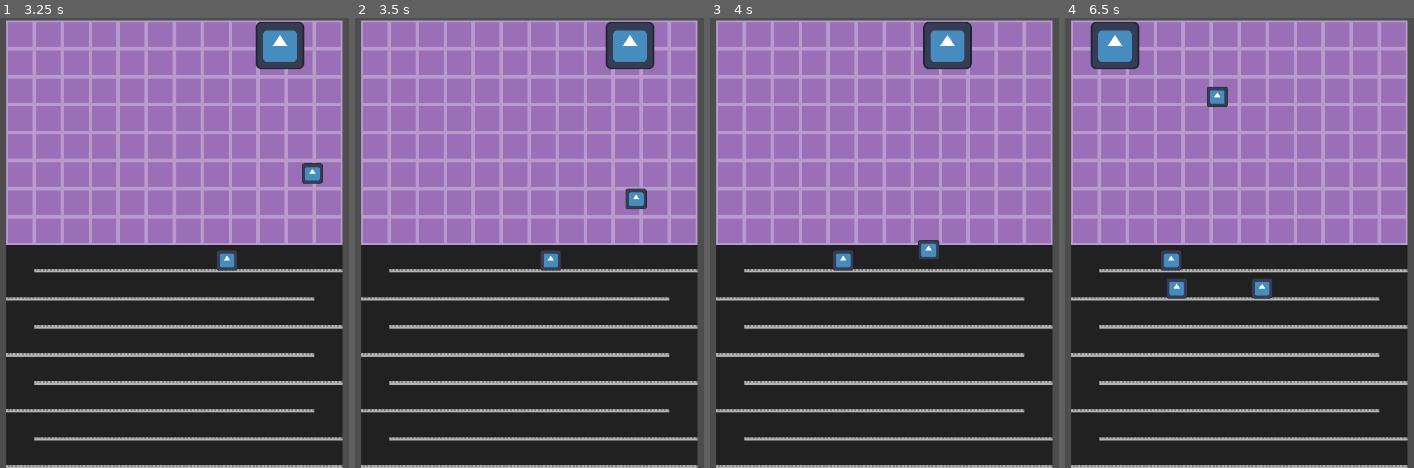
Above: before the commit, frames 1-4 (left to right).
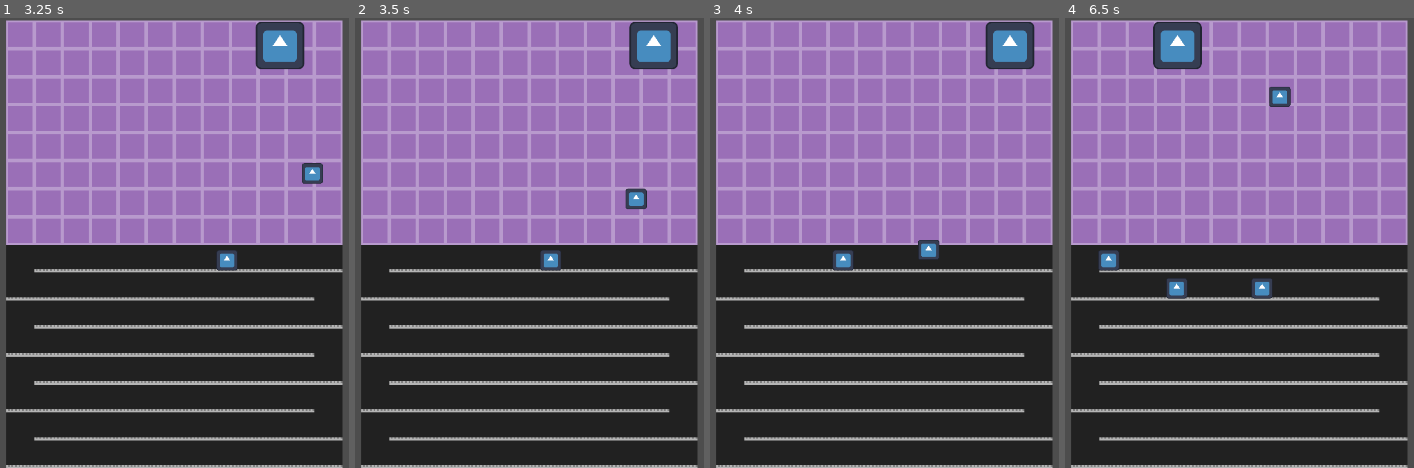
Above: after the commit, the same moments.

Repository: KrolPolski/Finnish-Game-Jam-2025
Game: Godot game, scene res://scenes/level_1.tscn
Same seed, same stepped clock (60 frames per second), same inputs: the game is played once before the commit and once after it. The engine's default icon, where the game draws it, is replaced by a stand-in: a white triangle on a blue panel in a dark square.
Inputs:
- Up to frame 1 (3.25 s): tap Enter at 0.5 s; hold D (move_right) 0.53-2.03 s; tap Space (drop_bubble) every 0.75 s from 0.6 to 2.85 s; tap W (climb_up) at 0.77, 1.52, 3.02 s; hold A (move_left) 2.03-2.78 s; hold D (move_right) from 2.78 s (still down)
- Up to frame 2 (3.5 s): keep holding D (move_right)
- Up to frame 3 (4 s): keep holding D (move_right); tap Space (drop_bubble) at 3.6 s; tap W (climb_up) at 3.77 s
- Up to frame 4 (6.5 s): release D (move_right) at 4.28 s; hold A (move_left) 4.28-5.03 s; tap Space (drop_bubble) at 4.35, 5.1, 5.85 s; tap W (climb_up) at 4.52, 6.02 s; hold D (move_right) 5.03-5.78 s; hold A (move_left) from 5.78 s (still down)

Frame 1 is identical in both runs. In frame 2, 1.8% of the frame differs, in the area x 71-93%, y 0-12%; in frame 3, 2.9%; in frame 4, 4.0%, in the area x 7-65%, y 0-57%.

Commit message:
portal can now kill mobs if canSpawn is false

Diff:
--- a/scenes/area_2d.gd
+++ b/scenes/area_2d.gd
@@ -5,6 +5,7 @@
 # Called when the node enters the scene tree for the first time.
 var SPEED = 2
 var canSpawn = true
+var mob_kill_list = null
 func _ready() -> void:
 	$MobTimer.timeout.connect(_on_timer_timeout)
 	$PortalTimer.timeout.connect(_on_Portal_timer_timeout)
@@ -25,7 +26,18 @@
 
 func _physics_process(delta: float):
 	position.x += SPEED
-	if position.x >= 400:
+	if position.x >= 450:
 		SPEED -=2
 	if position.x <= 0:
 		SPEED +=2
+	if !canSpawn:
+		mob_kill_list = self.get_overlapping_bodies()
+	if (mob_kill_list):
+		for mob in mob_kill_list:
+			mob.queue_free()
+		mob_kill_list = null
+#func _on_area_entered(area: Area2D) -> void:
+	#print(area.name)
+	#if !canSpawn and area.is_in_group("mob"):
+		#print("Time to destroy a mob")
+		#area.queue_free()
